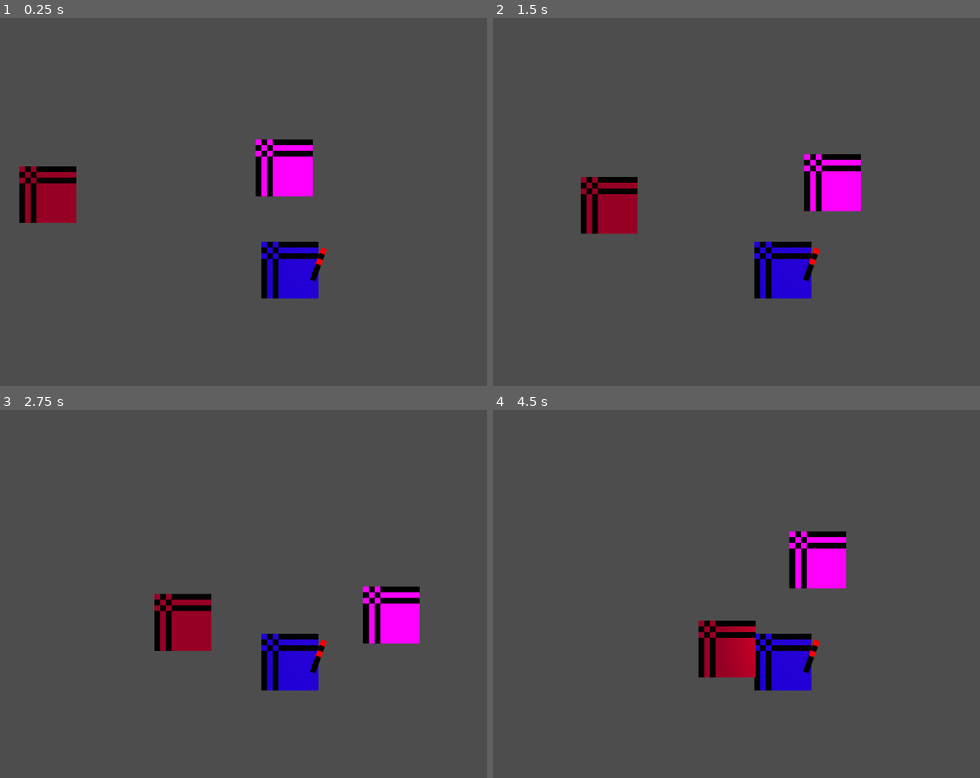
Above: before the commit, frames 1-4 (two rows, left to right).
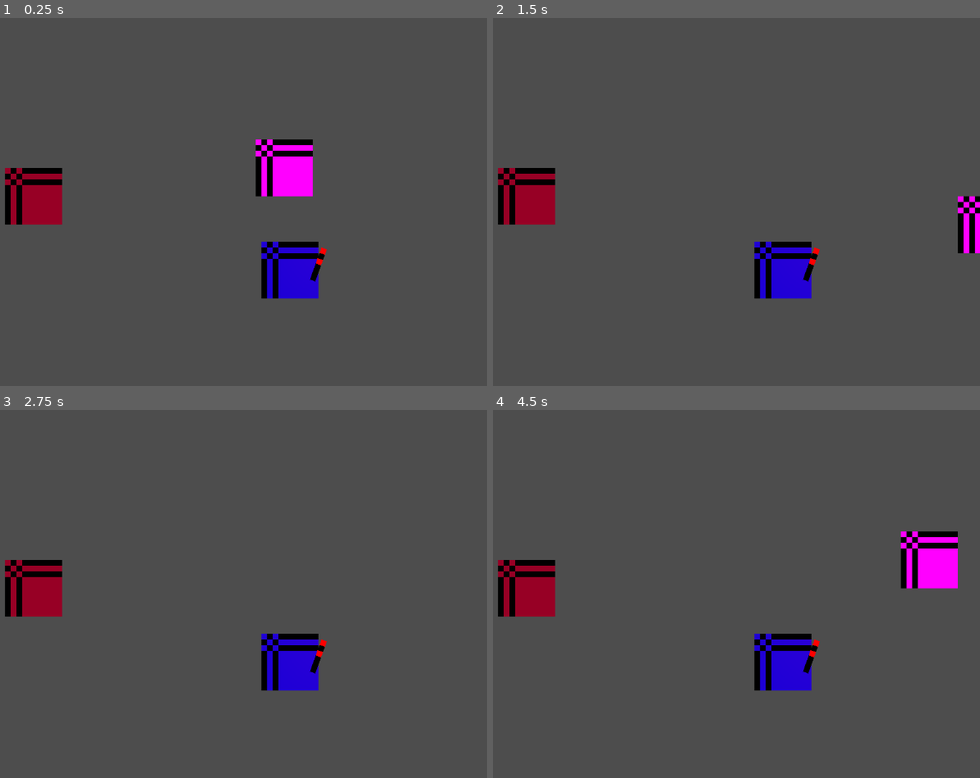
Above: after the commit, the same moments.

Repository: anqilique/GDGJam2-2025
Game: Godot game, scene res://Scenes/main.tscn
Two runs of this game, one before a commit and one after it. Both use one fixed random seed, a clock stepped at 60 frames per second and the inputs below.
Inputs:
- Up to frame 1 (0.25 s): no input
- Up to frame 2 (1.5 s): hold D (fire_cat_move_right) 0.53-1.28 s; hold S (fire_cat_move_down) from 1.28 s (still down)
- Up to frame 3 (2.75 s): release S (fire_cat_move_down) at 2.03 s; hold D (fire_cat_move_right) from 2.03 s (still down)
- Up to frame 4 (4.5 s): release D (fire_cat_move_right) at 2.78 s; hold W (fire_cat_move_up) 2.78-3.53 s; hold A (fire_cat_move_left) from 3.53 s (still down)

The runs differ from the first frame. In frame 1, 1.4% of the frame differs, in the area x 1-16%, y 40-57%; in frame 2, 6.1%; in frame 3, 5.4%; in frame 4, 7.3%, in the area x 1-96%, y 32-73%.

Commit message:
State Machine Rework
Shadow stuff temporarily disabled!

Working move and idle states for YCat + FCat. All states handled by one main StateMachine script. State template script added.

Diff:
--- a/Scenes/fire_cat.tscn
+++ b/Scenes/fire_cat.tscn
@@ -1,7 +1,9 @@
-[gd_scene load_steps=5 format=3 uid="uid://r7jxd36vluqq"]
+[gd_scene load_steps=7 format=3 uid="uid://r7jxd36vluqq"]
 
-[ext_resource type="Script" uid="uid://c8mrrp0yjara" path="res://Scripts/FireCatMovement.gd" id="1_l7j73"]
-[ext_resource type="Script" uid="uid://cij8knnrlib55" path="res://Scripts/StateMachine.gd" id="2_npn7s"]
+[ext_resource type="Script" uid="uid://c8mrrp0yjara" path="res://Scripts/FireCat/FireCat.gd" id="1_l7j73"]
+[ext_resource type="Script" uid="uid://cjson8dx74ue8" path="res://Scripts/Components/StateMachine.gd" id="2_npn7s"]
+[ext_resource type="Script" uid="uid://4n0vsokd7a1h" path="res://Scripts/FireCat/States/FCatMove.gd" id="3_5n1l1"]
+[ext_resource type="Script" uid="uid://dmayw70bw8ny8" path="res://Scripts/FireCat/States/FCatIdle.gd" id="4_d1awe"]
 
 [sub_resource type="PlaceholderTexture2D" id="PlaceholderTexture2D_8gbba"]
 size = Vector2(10, 10)
@@ -9,10 +11,9 @@
 [sub_resource type="CircleShape2D" id="CircleShape2D_npn7s"]
 radius = 5.0
 
-[node name="FireCat" type="CharacterBody2D" groups=["Player"]]
+[node name="FireCat" type="CharacterBody2D" groups=["FireCat", "Player"]]
 process_mode = 3
 script = ExtResource("1_l7j73")
-movement_speed = 7.03
 
 [node name="Sprite2D" type="Sprite2D" parent="."]
 texture = SubResource("PlaceholderTexture2D_8gbba")
@@ -20,5 +21,16 @@
 [node name="CollisionShape2D" type="CollisionShape2D" parent="."]
 shape = SubResource("CircleShape2D_npn7s")
 
-[node name="StateMachine" type="Node" parent="."]
+[node name="StateMachine" type="Node" parent="." node_paths=PackedStringArray("initial_state")]
 script = ExtResource("2_npn7s")
+initial_state = NodePath("FCatIdle")
+
+[node name="FCatIdle" type="Node" parent="StateMachine"]
+script = ExtResource("4_d1awe")
+metadata/_custom_type_script = "uid://dmayw70bw8ny8"
+
+[node name="FCatMove" type="Node" parent="StateMachine"]
+script = ExtResource("3_5n1l1")
+movement_speed = 10.0
+speed_multiplier = 50.0
+metadata/_custom_type_script = "uid://4n0vsokd7a1h"
--- a/Scenes/main.tscn
+++ b/Scenes/main.tscn
@@ -11,14 +11,11 @@
 [node name="Camera2D" type="Camera2D" parent="."]
 zoom = Vector2(10, 10)
 
-[node name="FireCat" parent="." node_paths=PackedStringArray("shadow") instance=ExtResource("2_bo1nx")]
+[node name="FireCat" parent="." instance=ExtResource("2_bo1nx")]
 position = Vector2(22, -6)
-movement_speed = 13.0
-shadow = NodePath("../Shadow")
 
 [node name="YarnCat" parent="." instance=ExtResource("3_8gbba")]
 position = Vector2(23, 12)
-movement_speed = 13.0
 
 [node name="Shadow" parent="." instance=ExtResource("4_jjvhh")]
 position = Vector2(-22, -1)
--- a/Scenes/shadow.tscn
+++ b/Scenes/shadow.tscn
@@ -1,7 +1,6 @@
-[gd_scene load_steps=8 format=3 uid="uid://clawv8kask8pi"]
+[gd_scene load_steps=7 format=3 uid="uid://clawv8kask8pi"]
 
-[ext_resource type="Script" uid="uid://cjson8dx74ue8" path="res://Scripts/Shadow/ShadowStateMachine.gd" id="1_wjdoq"]
-[ext_resource type="Script" uid="uid://dwo0vqhswfwnq" path="res://Scripts/Shadow/ShadowHealth.gd" id="2_rxdv1"]
+[ext_resource type="Script" uid="uid://cjson8dx74ue8" path="res://Scripts/Components/StateMachine.gd" id="1_wjdoq"]
 [ext_resource type="Script" uid="uid://c0rmkgfdvs7y5" path="res://Scripts/Shadow/States/ShadowMove.gd" id="4_bhi63"]
 [ext_resource type="Script" uid="uid://b24sa2kmvcoxp" path="res://Scripts/Shadow/States/ShadowDie.gd" id="4_xxmrs"]
 [ext_resource type="Script" uid="uid://cjee6ug4ipcnb" path="res://Scripts/Shadow/States/ShadowAttack.gd" id="5_xxmrs"]
@@ -19,20 +18,16 @@
 modulate = Color(0.591381, 0, 0.143707, 1)
 texture = SubResource("PlaceholderTexture2D_8gbba")
 
-[node name="HurtBox" type="CollisionShape2D" parent="." node_paths=PackedStringArray("state_machine")]
+[node name="HurtBox" type="CollisionShape2D" parent="."]
 shape = SubResource("CircleShape2D_8pobm")
-script = ExtResource("2_rxdv1")
-max_health = 3
-state_machine = NodePath("../StateMachine")
 
 [node name="StateMachine" type="Node" parent="." node_paths=PackedStringArray("initial_state")]
 script = ExtResource("1_wjdoq")
-initial_state = NodePath("Move")
+initial_state = NodePath("ShadowMove")
 
-[node name="Move" type="Node" parent="StateMachine" node_paths=PackedStringArray("shadow")]
+[node name="ShadowMove" type="Node" parent="StateMachine" node_paths=PackedStringArray("shadow")]
 script = ExtResource("4_bhi63")
 shadow = NodePath("../..")
-movement_speed = 10.0
 
 [node name="ShadowDie" type="Node" parent="StateMachine" node_paths=PackedStringArray("shadow_parent_node")]
 script = ExtResource("4_xxmrs")
--- a/Scenes/yarn_cat.tscn
+++ b/Scenes/yarn_cat.tscn
@@ -1,7 +1,9 @@
-[gd_scene load_steps=6 format=3 uid="uid://2t5bc1akjdes"]
+[gd_scene load_steps=8 format=3 uid="uid://2t5bc1akjdes"]
 
-[ext_resource type="Script" uid="uid://ymhfxshwidbw" path="res://Scripts/YarnCatMovement.gd" id="1_h6rup"]
-[ext_resource type="Script" uid="uid://cij8knnrlib55" path="res://Scripts/StateMachine.gd" id="2_hfd8b"]
+[ext_resource type="Script" uid="uid://ymhfxshwidbw" path="res://Scripts/YarnCat/YarnCat.gd" id="1_h6rup"]
+[ext_resource type="Script" uid="uid://cjson8dx74ue8" path="res://Scripts/Components/StateMachine.gd" id="2_hfd8b"]
+[ext_resource type="Script" uid="uid://bk5cveh720lnc" path="res://Scripts/YarnCat/States/YCatIdle.gd" id="3_308qq"]
+[ext_resource type="Script" uid="uid://cwe0d5fdy0dxd" path="res://Scripts/YarnCat/States/YCatMove.gd" id="3_gm3cx"]
 [ext_resource type="PackedScene" uid="uid://bm0xq7m4hiuve" path="res://Scenes/Torch.tscn" id="3_hfd8b"]
 
 [sub_resource type="PlaceholderTexture2D" id="PlaceholderTexture2D_8gbba"]
@@ -10,10 +12,9 @@
 [sub_resource type="CircleShape2D" id="CircleShape2D_npn7s"]
 radius = 5.0
 
-[node name="YarnCat" type="CharacterBody2D" groups=["Player"]]
+[node name="YarnCat" type="CharacterBody2D" groups=["Player", "YarnCat"]]
 process_mode = 3
 script = ExtResource("1_h6rup")
-movement_speed = 7.03
 
 [node name="Sprite2D" type="Sprite2D" parent="."]
 modulate = Color(0.0924, 0.60326, 0.84, 1)
@@ -22,8 +23,19 @@
 [node name="CollisionShape2D" type="CollisionShape2D" parent="."]
 shape = SubResource("CircleShape2D_npn7s")
 
-[node name="StateMachine" type="Node" parent="."]
+[node name="StateMachine" type="Node" parent="." node_paths=PackedStringArray("initial_state")]
 script = ExtResource("2_hfd8b")
+initial_state = NodePath("YCatIdle")
+
+[node name="YCatIdle" type="Node" parent="StateMachine"]
+script = ExtResource("3_308qq")
+metadata/_custom_type_script = "uid://bk5cveh720lnc"
+
+[node name="YCatMove" type="Node" parent="StateMachine"]
+script = ExtResource("3_gm3cx")
+movement_speed = 10.0
+speed_multiplier = 50.0
+metadata/_custom_type_script = "uid://cwe0d5fdy0dxd"
 
 [node name="Torch" parent="." instance=ExtResource("3_hfd8b")]
 position = Vector2(5, -1)
--- /dev/null
+++ b/Scripts/Components/StateMachine.gd
@@ -0,0 +1,46 @@
+extends Node
+
+@export var initial_state : State
+
+var current_state : State
+var states = {}
+
+
+func _ready():
+	# Append child nodes in lowercase, easier to handle.
+	for child in get_children():
+		if child is State:
+			states[child.name.to_lower()] = child
+
+	# If haven't switched to initial state at start, do so.
+	if initial_state and current_state != initial_state:
+		initial_state.enter()
+		current_state = initial_state
+
+
+func _process(delta):
+	if current_state:
+		current_state.update(delta)
+
+
+func _physics_process(delta):
+	if current_state:
+		current_state.physics_update(delta)
+
+
+func on_child_transition(state, new_state_name):
+	if state != current_state:
+		return
+
+	# If new state does not exist, stop.
+	var new_state = states.get(new_state_name.to_lower())
+	if not new_state:
+		return
+
+	# Otherwise, exit current state.
+	if current_state:
+		current_state.exit()
+
+	# Go to the new state, set it as current.
+	new_state.enter()
+	current_state = new_state
--- /dev/null
+++ b/Scripts/Components/StateTemplate.gd
@@ -0,0 +1,14 @@
+extends Node
+class_name State
+
+func enter():
+	pass
+
+func exit():
+	pass
+
+func update(_delta):
+	pass
+
+func physics_update(_delta):
+	pass
--- /dev/null
+++ b/Scripts/FireCat/FireCat.gd
@@ -0,0 +1,4 @@
+extends CharacterBody2D
+
+func _physics_process(_delta):
+	pass
--- /dev/null
+++ b/Scripts/FireCat/States/FCatIdle.gd
@@ -0,0 +1,24 @@
+extends State
+class_name FCatIdle
+
+var cat
+
+func enter():
+	print("FireCat ---> Entered FCatIdle State")
+	cat = get_tree().get_first_node_in_group("FireCat")
+
+func exit():
+	pass
+
+func update(_delta):
+	if (  # If any of the Fire Cat movement keys are pressed.
+		Input.is_action_pressed("fire_cat_move_up") or
+		Input.is_action_pressed("fire_cat_move_down") or
+		Input.is_action_pressed("fire_cat_move_left") or
+		Input.is_action_pressed("fire_cat_move_right")
+	):
+		# Move if any of these are pressed.
+		get_parent().on_child_transition(self, "FCatMove")
+
+func physics_update(_delta):
+	pass
--- /dev/null
+++ b/Scripts/FireCat/States/FCatMove.gd
@@ -0,0 +1,36 @@
+extends State
+class_name FCatMove
+
+@export var movement_speed: float
+@export var speed_multiplier: float
+
+var cat
+
+func enter():
+	print("FireCat ---> Entered FCatMove State")
+	cat = get_tree().get_first_node_in_group("FireCat")
+
+func exit():
+	pass
+
+func update(_delta):
+	pass
+
+func physics_update(_delta):
+	cat.velocity = Vector2.ZERO
+
+	if (Input.is_action_pressed("fire_cat_move_up")):
+		cat.velocity.y -= 1
+	if (Input.is_action_pressed("fire_cat_move_down")):
+		cat.velocity.y += 1
+	if (Input.is_action_pressed("fire_cat_move_left")):
+		cat.velocity.x -= 1
+	if (Input.is_action_pressed("fire_cat_move_right")):
+		cat.velocity.x += 1
+
+	if cat.velocity.length() > 0:
+		cat.velocity = cat.velocity.normalized() * speed_multiplier
+	else:
+		get_parent().on_child_transition(self, "FCatIdle")
+
+	cat.move_and_slide()
--- a/Scripts/FireCatMovement.gd
+++ /dev/null
@@ -1,24 +0,0 @@
-extends CharacterBody2D
-
-@export var movement_speed: float
-@export var shadow: ShadowHealth
-var target_velocity := Vector2.ZERO
-
-func _physics_process(_delta):
-	var direction = Vector2.ZERO
-
-	if (Input.is_action_pressed("fire_cat_move_up")):
-		direction.y += -1
-	if (Input.is_action_pressed("fire_cat_move_down")):
-		direction.y -= -1
-	if (Input.is_action_pressed("fire_cat_move_left")):
-		direction.x -= 1
-	if (Input.is_action_pressed("fire_cat_move_right")):
-		direction.x += 1
-
-	target_velocity.x = direction.x * movement_speed
-	target_velocity.y = direction.y * movement_speed
-
-	# Moving the Character
-	velocity = target_velocity
-	move_and_slide()
--- a/Scripts/Shadow/ShadowHealth.gd
+++ b/Scripts/Shadow/ShadowHealth.gd
@@ -2,7 +2,7 @@
 class_name ShadowHealth
 
 @export var max_health: int
-@export var state_machine: ShadowStateMachine
+#@export var state_machine : StateMachine
 
 var current_health: int
 
@@ -12,5 +12,5 @@
 
 func take_damage(damage):
 	current_health -= damage
-	if current_health <= 0:
-		state_machine.on_child_transition(state_machine.current_state, "ShadowDie")
+	#if current_health <= 0:
+		#state_machine.on_child_transition(state_machine.current_state, "ShadowDie")
--- a/Scripts/Shadow/ShadowStateMachine.gd
+++ /dev/null
@@ -1,43 +0,0 @@
-extends Node
-class_name ShadowStateMachine
-
-@export var initial_state: State
-
-var current_state : State
-var states : Dictionary = {}
-
-func _ready():
-	for child in get_children():
-		if child is State:
-			states[child.name.to_lower()] = child
-			child.Transitioned.connect(on_child_transition)
-
-	if initial_state:
-		initial_state.Enter()
-		current_state = initial_state
-
-
-func _process(delta):
-	if current_state:
-		current_state.Update(delta)
-
-
-func _physics_process(delta):
-	if current_state:
-		current_state.Physics_Update(delta)
-
-
-func on_child_transition(state, new_state_name):
-	if state != current_state:
-		return
-
-	var new_state = states.get(new_state_name.to_lower())
-	if !new_state:
-		print("State {new_state} doesn't exist".format(new_state))
-		return
-
-	if current_state:
-		current_state.Exit()
-
-	new_state.Enter()
-	current_state = new_state
--- a/Scripts/Shadow/States/ShadowMove.gd
+++ b/Scripts/Shadow/States/ShadowMove.gd
@@ -7,12 +7,17 @@
 var players
 var closest_player: Transform2D
 
-func Enter():
+func enter():
 	players = get_tree().get_nodes_in_group("Player")
 	closest_player = find_closest_player()
 
+func exit():
+	pass
 
-func Physics_Update(delta):
+func update(_delta):
+	pass
+
+func physics_update(_delta):
 	closest_player = find_closest_player()
 
 	var angle = shadow.get_angle_to(closest_player.origin)
@@ -28,7 +33,6 @@
 	shadow.velocity = target_velocity
 	shadow.move_and_slide()
 
-
 func find_closest_player():
 	var new_closest_player = players[0]
 	var closest_distance = shadow.transform.origin.distance_to(new_closest_player.transform.origin)
--- a/Scripts/State.gd
+++ /dev/null
@@ -1,19 +0,0 @@
-extends Node
-class_name State
-
-signal Transitioned
-
-func Enter():
-	pass
-
-
-func Exit():
-	pass
-
-
-func Update(delta):
-	pass
-
-
-func Physics_Update(delta):
-	pass
--- a/Scripts/StateMachine.gd
+++ /dev/null
@@ -1,4 +0,0 @@
-extends Node
-
-var current_state : State
-var states : Dictionary = {}
--- /dev/null
+++ b/Scripts/YarnCat/States/YCatIdle.gd
@@ -0,0 +1,24 @@
+extends State
+class_name YCatIdle
+
+var cat
+
+func enter():
+	print("YarnCat ---> Entered YCatIdle State")
+	cat = get_tree().get_first_node_in_group("YarnCat")
+
+func exit():
+	pass
+
+func update(_delta):
+	if (  # If any of the Yarn Cat movement keys are pressed.
+		Input.is_action_pressed("yarn_cat_move_up") or
+		Input.is_action_pressed("yarn_cat_move_down") or
+		Input.is_action_pressed("yarn_cat_move_left") or
+		Input.is_action_pressed("yarn_cat_move_right")
+	):
+		# Move if any of these are pressed.
+		get_parent().on_child_transition(self, "YCatMove")
+
+func physics_update(_delta):
+	pass
--- /dev/null
+++ b/Scripts/YarnCat/States/YCatMove.gd
@@ -0,0 +1,36 @@
+extends State
+class_name YCatMove
+
+@export var movement_speed: float
+@export var speed_multiplier: float
+
+var cat
+
+func enter():
+	print("YarnCat ---> Entered YCatMove State")
+	cat = get_tree().get_first_node_in_group("YarnCat")
+
+func exit():
+	pass
+
+func update(_delta):
+	pass
+
+func physics_update(_delta):
+	cat.velocity = Vector2.ZERO
+
+	if (Input.is_action_pressed("yarn_cat_move_up")):
+		cat.velocity.y -= 1
+	if (Input.is_action_pressed("yarn_cat_move_down")):
+		cat.velocity.y += 1
+	if (Input.is_action_pressed("yarn_cat_move_left")):
+		cat.velocity.x -= 1
+	if (Input.is_action_pressed("yarn_cat_move_right")):
+		cat.velocity.x += 1
+
+	if cat.velocity.length() > 0:
+		cat.velocity = cat.velocity.normalized() * speed_multiplier
+	else:
+		get_parent().on_child_transition(self, "YCatIdle")
+
+	cat.move_and_slide()
--- /dev/null
+++ b/Scripts/YarnCat/YarnCat.gd
@@ -0,0 +1,4 @@
+extends CharacterBody2D
+
+func _physics_process(_delta):
+	pass
--- a/Scripts/YarnCatMovement.gd
+++ /dev/null
@@ -1,23 +0,0 @@
-extends CharacterBody2D
-
-@export var movement_speed: float
-var target_velocity := Vector2.ZERO
-
-func _physics_process(_delta):
-	var direction = Vector2.ZERO
-
-	if (Input.is_action_pressed("yarn_cat_move_up")):
-		direction.y += -1
-	if (Input.is_action_pressed("yarn_cat_move_down")):
-		direction.y -= -1
-	if (Input.is_action_pressed("yarn_cat_move_left")):
-		direction.x -= 1
-	if (Input.is_action_pressed("yarn_cat_move_right")):
-		direction.x += 1
-
-	target_velocity.x = direction.x * movement_speed
-	target_velocity.y = direction.y * movement_speed
-
-	# Moving the Character
-	velocity = target_velocity
-	move_and_slide()
--- a/project.godot
+++ b/project.godot
@@ -18,6 +18,8 @@
 [global_group]
 
 Player=""
+FireCat=""
+YarnCat=""
 
 [input]
 
Renamed: Scripts/Shadow/ShadowStateMachine.gd.uid -> Scripts/Components/StateMachine.gd.uid
Not shown, added: Scripts/Components/StateTemplate.gd.uid
Renamed: Scripts/FireCatMovement.gd.uid -> Scripts/FireCat/FireCat.gd.uid
Not shown, added: Scripts/FireCat/States/FCatIdle.gd.uid
Not shown, added: Scripts/FireCat/States/FCatMove.gd.uid
Not shown, removed: Scripts/State.gd.uid
Not shown, removed: Scripts/StateMachine.gd.uid
Not shown, added: Scripts/YarnCat/States/YCatIdle.gd.uid
Not shown, added: Scripts/YarnCat/States/YCatMove.gd.uid
Renamed: Scripts/YarnCatMovement.gd.uid -> Scripts/YarnCat/YarnCat.gd.uid
